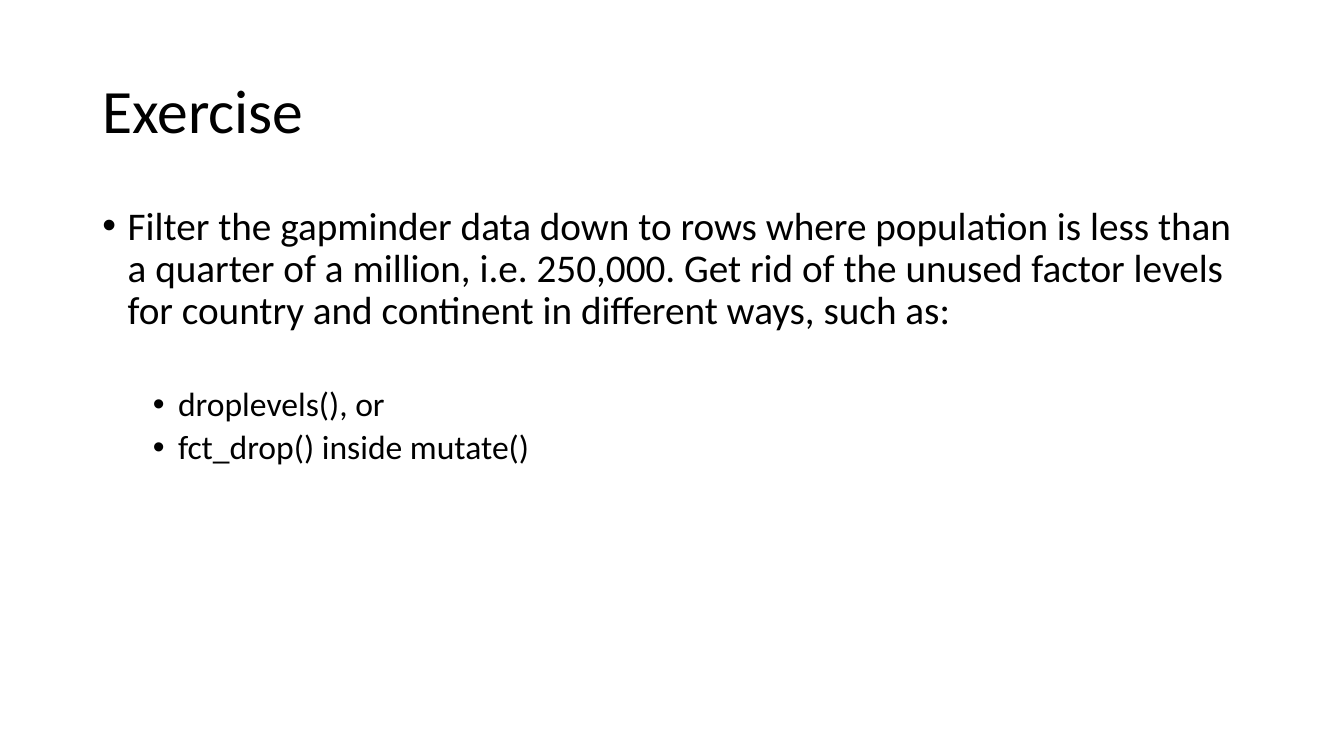
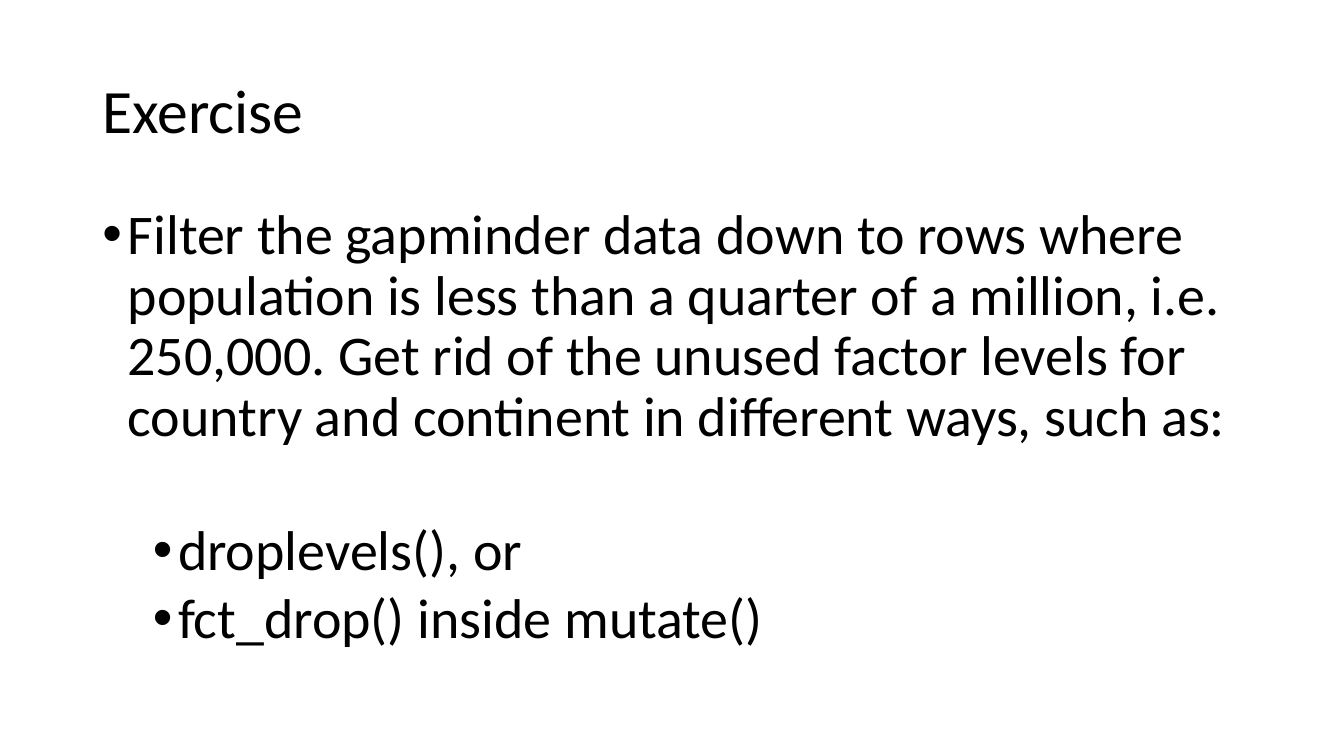
Before and after one commit to nt246/NTRES-6100-data-science, a slide deck: slide 2 of slides/Factors.pptx. Drawn at 1344x756 pixels with LibreOffice and Linux fonts; fonts in the diff are those of the drawing. Boxes give left, top, right and bottom in pixels: in the first picture for what was removed or moved away, otherwise in the second. Text is boxed around its words. In the diff, an @@ line names an element or a change of style, - is before the commit and + after.

```diff
--- a/slides/Factors.pptx
+++ b/slides/Factors.pptx
@@ text "Filter the gapminder data down ..." at [128, 215, 1225, 647]: size 28 to 40 pt in "Filter the gapminder data down to rows ..."; size 24 to 40 pt in "droplevels(), or", "fct_drop() inside mutate()" @@
```
Also in this commit, not shown: 1 other slide changed, 3 slides added, 6 other files.
